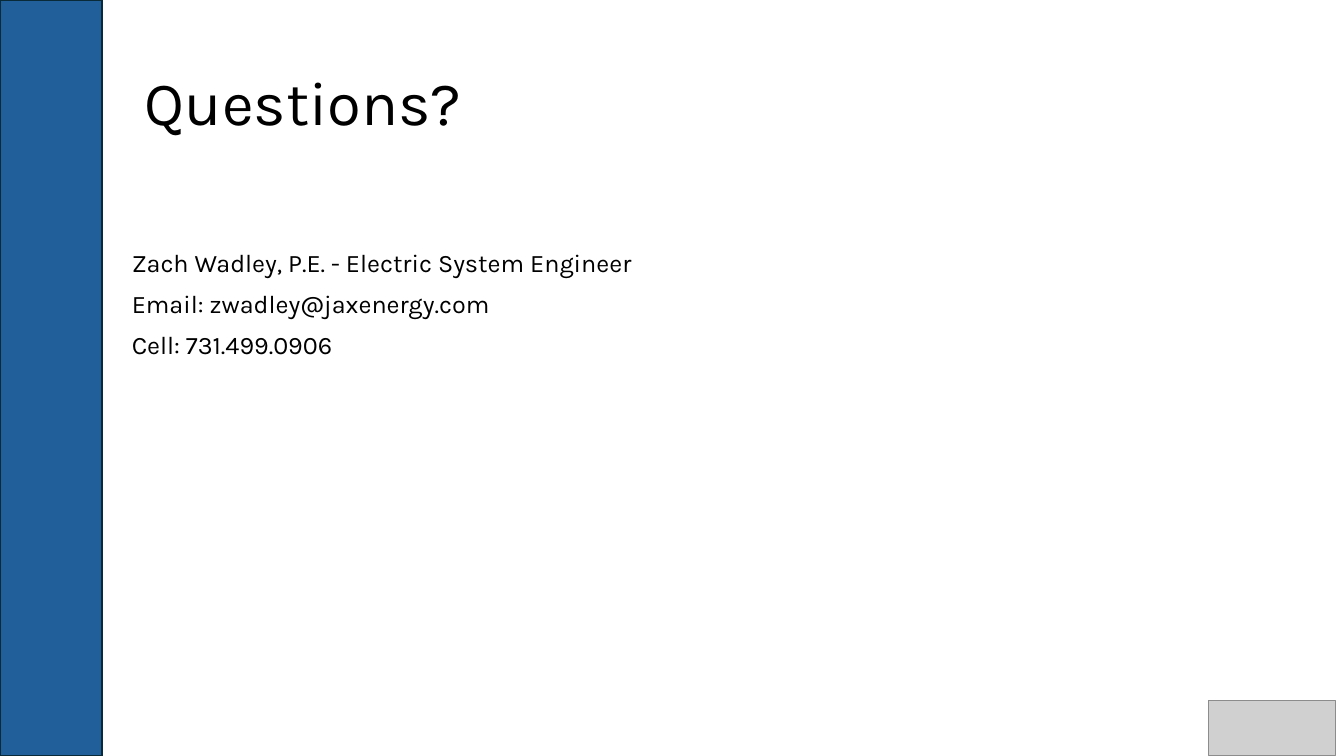
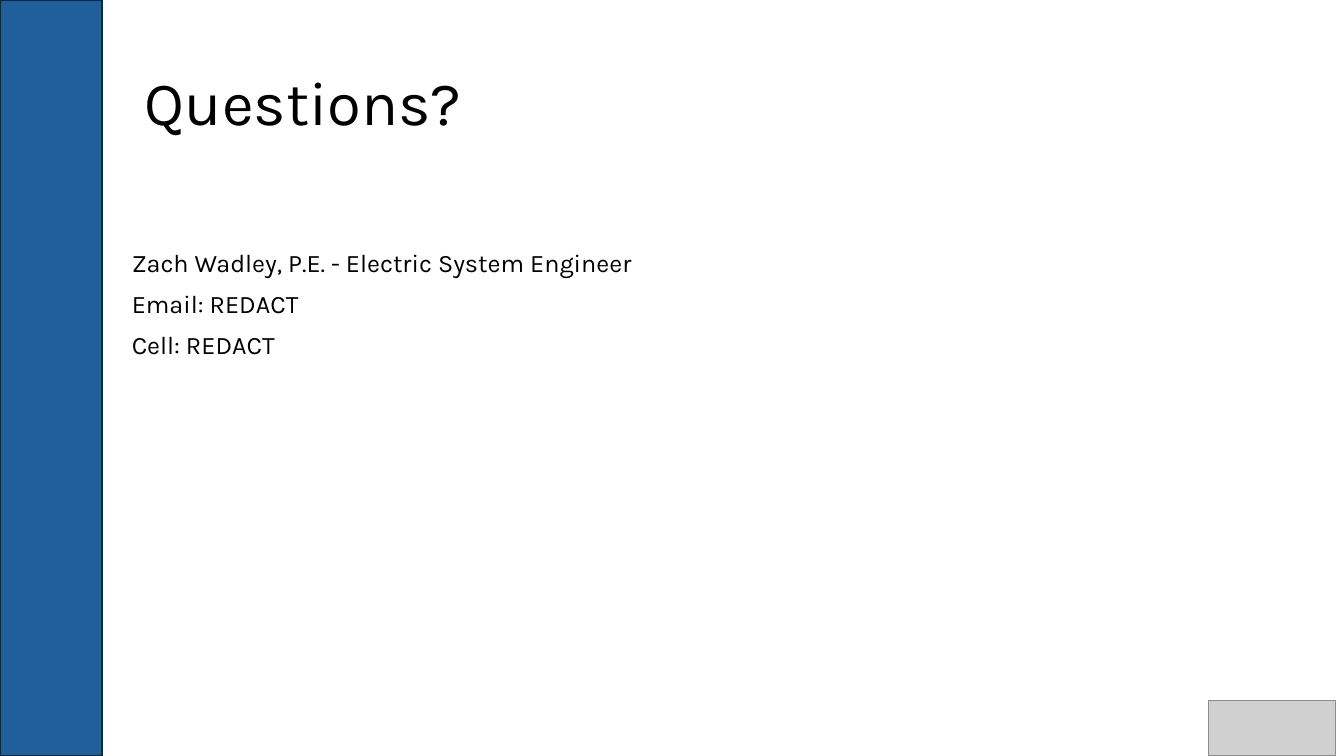
Before and after one commit to Xavier8264/JEA-Project, a slide deck: slide 19 of 08_Presentations_Concepts/Tabletop Smart Grid & Distribution Automation Trainer REV2.pptx. Drawn at 1344x756 pixels with LibreOffice and Linux fonts; fonts in the diff are those of the drawing; grey boxes stand for pictures. Boxes give left, top, right and bottom in pixels: in the first picture for what was removed or moved away, otherwise in the second. Text is boxed around its words. In the diff, an @@ line names an element or a change of style, - is before the commit and + after.

```diff
--- a/08_Presentations_Concepts/Tabletop Smart Grid & Distribution Automation Trainer REV2.pptx
+++ b/08_Presentations_Concepts/Tabletop Smart Grid & Distribution Automation Trainer REV2.pptx
@@ text at (x1=132, y1=295, x2=299, y2=355): text changed @@
-Email: zwadley@jaxenergy.com
-Cell: 731.499.0906
+Email: REDACT
+Cell: REDACT
```
Also in this commit, not shown: 2 other files.
